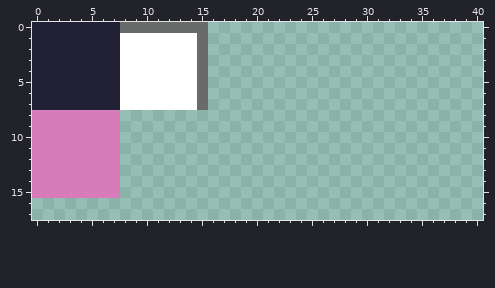
Two states of a pixel-art file, assets/apartment-tiles.ase. That is the earlier state.
64x64 pixels, 1 frame. Shown: x 0..40, y 0..17.
Once edited:
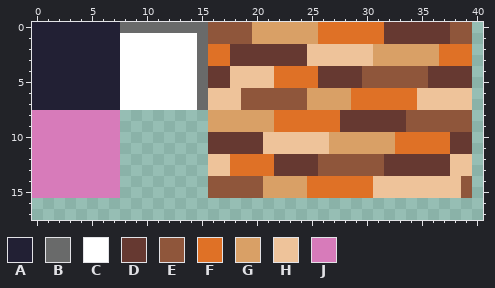
Palette (. is transparent): A #222034  B #696a6a  C #ffffff  D #663931  E #8f563b  F #df7126  G #d9a066  H #eec39a  J #d77bba
The edit:
y 0..1: x 16..39 ........................ -> EEEEGGGGGGFFFFFFDDDDDDEE
y 2..3: x 16..39 ........................ -> FFDDDDDDDHHHHHHGGGGGGFFF
y 4..5: x 16..39 ........................ -> DDHHHHFFFFDDDDEEEEEEDDDD
y 6..7: x 16..39 ........................ -> HHHEEEEEEGGGGFFFFFFHHHHH
y 8..9: x 16..39 ........................ -> GGGGGGFFFFFFDDDDDDEEEEEE
y 10..11: x 16..39 ........................ -> DDDDDHHHHHHGGGGGGFFFFFDD
y 12..13: x 16..39 ........................ -> HHFFFFDDDDEEEEEEDDDDDDHH
y 14..15: x 16..39 ........................ -> EEEEEGGGGFFFFFFHHHHHHHHE
